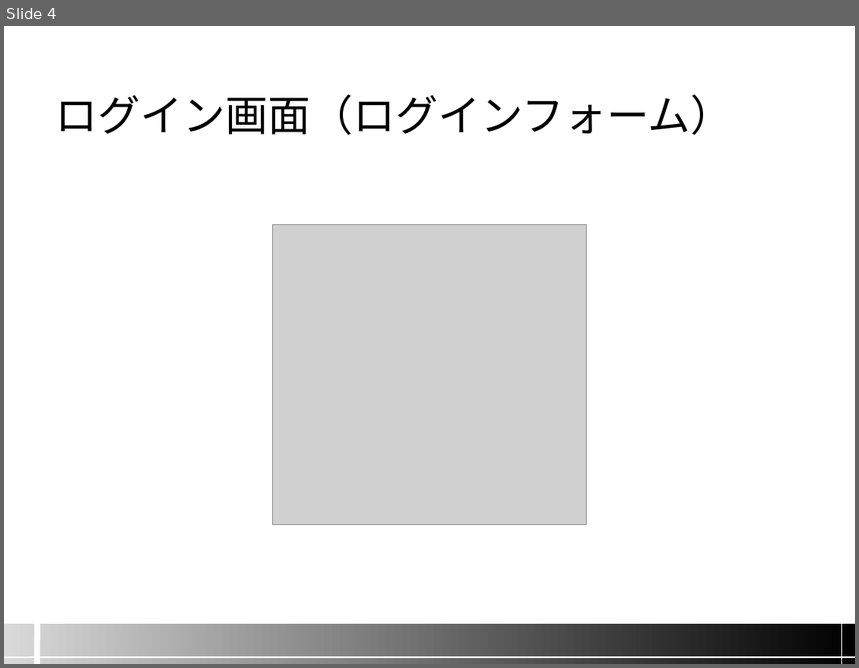
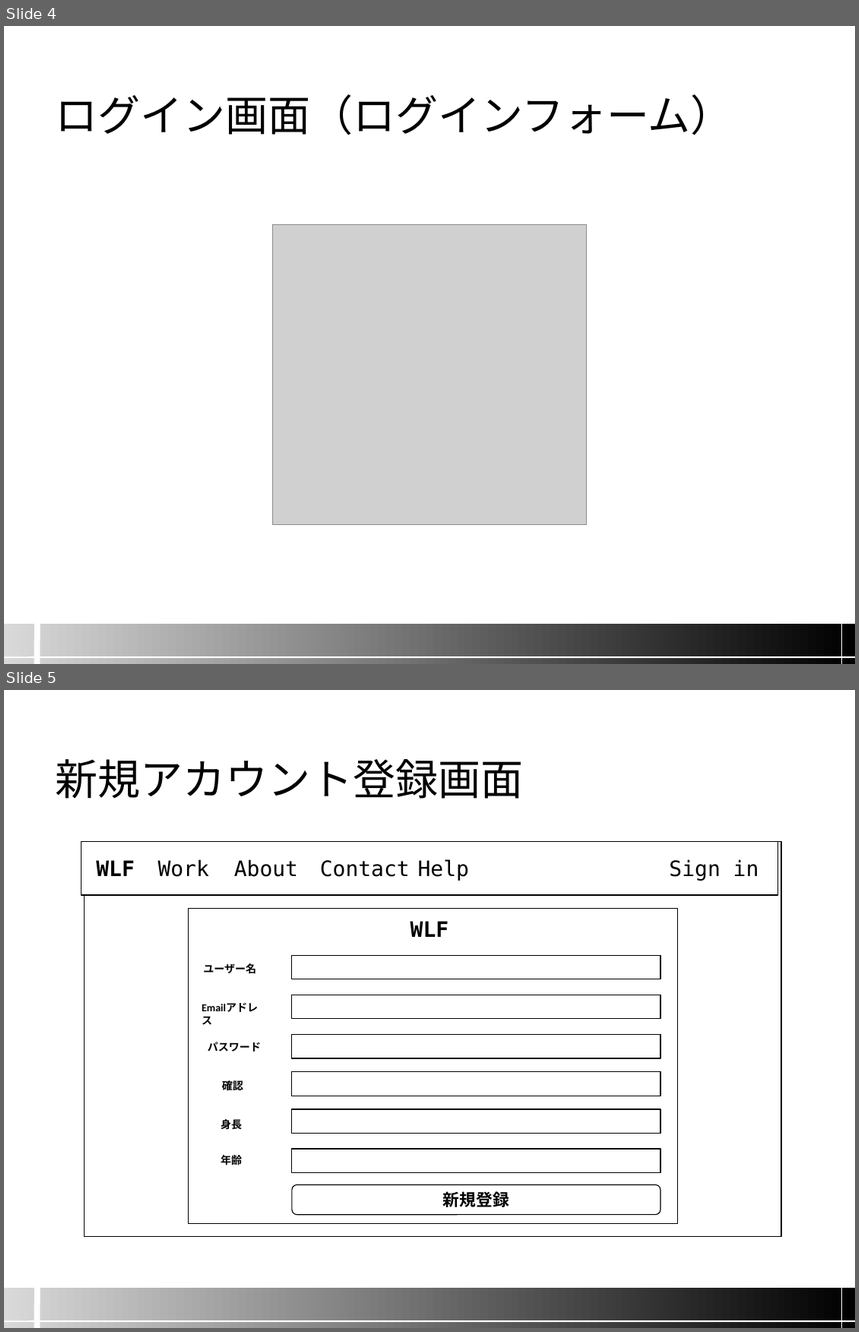
Before and after one commit to namazu510/team-a, a slide deck: screen_image/04.画面設計.pptx. Shown one above the other, each under a label of ours: slide 4 before the commit, slides 4 and 5 after it. The pictures are 859x668 and 859x1332 pixels, drawn with LibreOffice and Linux fonts; fonts in the diff are those of the drawing; grey boxes stand for pictures; background and template pictures are left out. Boxes give left, top, right and bottom in pixels: in the first picture for what was removed or moved away, otherwise in the second. Text is boxed around its words. In the diff, an @@ line names an element or a change of style, - is before the commit and + after.

Commit message:
画面イメージのパワポ作成

```diff
--- a/screen_image/04.画面設計.pptx
+++ b/screen_image/04.画面設計.pptx
@@ slide 5 added at (4, 690, 855, 1328), background #FFFFFF; not listed: 6 template elements that a slide beside it also shows @@
@@ title added at (55, 759, 523, 799), 36 pt, text #000000 @@
+新規アカウント登録画面
@@ rectangle added at (82, 841, 778, 895), fill #FFFFFF, outline #000000 0.75 pt @@
@@ rectangle added at (84, 841, 781, 1237), fill #FFFFFF, outline #000000 0.75 pt @@
@@ rectangle added at (85, 851, 145, 885), fill #FFFFFF, outline #FFFFFF 0.75 pt, 18 pt, text #000000, bold @@
+WLF
@@ text added at (158, 859, 209, 877), 18 pt, text #000000 @@
+Work
@@ text added at (234, 859, 298, 877), 18 pt, text #000000 @@
+About
@@ text added at (320, 860, 410, 877), 18 pt, text #000000 @@
+Contact
@@ text added at (418, 859, 469, 881), 18 pt, text #000000 @@
+Help
@@ text added at (669, 859, 759, 881), 18 pt, text #000000 @@
+Sign in
@@ rectangle added at (189, 909, 678, 1224), fill #FFFFFF, outline #000000 0.75 pt @@
@@ rectangle added at (400, 911, 460, 945), fill #FFFFFF, outline #FFFFFF 0.75 pt, 18 pt, text #000000, bold @@
+WLF
@@ rectangle added at (292, 955, 661, 980), fill #FFFFFF, outline #000000 0.75 pt @@
@@ text added at (203, 964, 256, 974), 9 pt, text #000000, bold @@
+ユーザー名
@@ text added at (193, 996, 275, 1018), 9 pt, text #000000, bold @@
+Emailアドレス
@@ rectangle added at (292, 995, 661, 1018), fill #FFFFFF, outline #000000 0.75 pt @@
@@ text added at (208, 1042, 261, 1052), 9 pt, text #000000, bold @@
+パスワード
@@ rectangle added at (292, 1035, 661, 1059), fill #FFFFFF, outline #000000 0.75 pt @@
@@ rectangle added at (292, 1072, 661, 1096), fill #FFFFFF, outline #000000 0.75 pt @@
@@ text added at (222, 1080, 243, 1094), 9 pt, text #000000, bold @@
+確認
@@ text added at (221, 1119, 242, 1129), 9 pt, text #000000, bold @@
+身長
@@ rectangle added at (292, 1110, 661, 1134), fill #FFFFFF, outline #000000 0.75 pt @@
@@ text added at (221, 1154, 242, 1167), 9 pt, text #000000, bold @@
+年齢
@@ rectangle added at (292, 1149, 661, 1173), fill #FFFFFF, outline #000000 0.75 pt @@
@@ rounded rectangle added at (292, 1186, 661, 1215), fill #FFFFFF, outline #000000 0.75 pt, 14 pt, text #000000, bold @@
+新規登録
```
